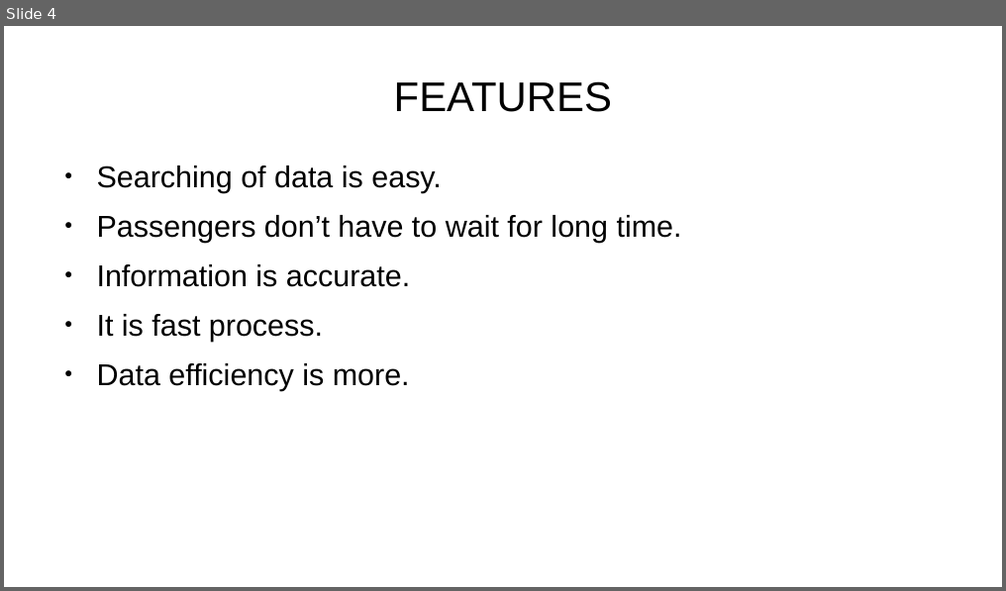
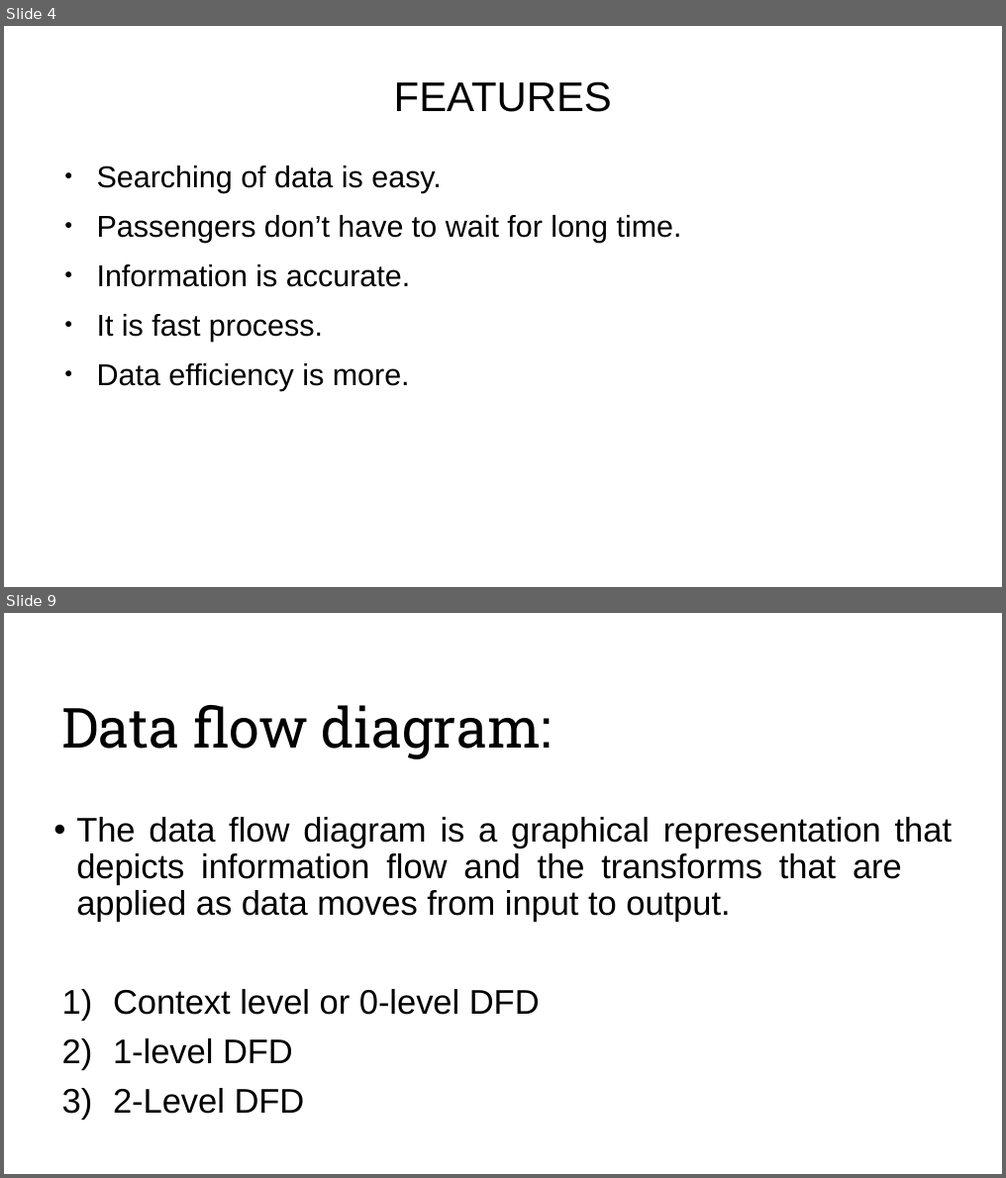
Before and after one commit to nahidulislamshakin/Railway-Reservation-System, a slide deck: Railway Reservatin System.pptx. Shown one above the other, each under a label of ours: slide 4 before the commit, slides 4 and 9 after it; the slides between them are not shown. The pictures are 1006x591 and 1006x1178 pixels, drawn with LibreOffice and Linux fonts; fonts in the diff are those of the drawing; background and template pictures are left out. Boxes give left, top, right and bottom in pixels: in the first picture for what was removed or moved away, otherwise in the second. Text is boxed around its words. In the diff, an @@ line names an element or a change of style, - is before the commit and + after.

```diff
--- a/Railway Reservatin System.pptx
+++ b/Railway Reservatin System.pptx
@@ slide 9 added at box(4, 613, 1002, 1174), background picture (left out) @@
@@ title added at box(62, 705, 551, 760), 44 pt, text #000000 @@
+Data flow diagram:
@@ text added at box(76, 817, 951, 1114), 27.2 pt, text #000000 @@
+• The data flow diagram is a graphical representation that depicts information flow and the transforms that are applied as data moves from input to output.
+1) Context level or 0-level DFD
+2) 1-level DFD
+3) 2-Level DFD
```
Also in this commit, not shown: 3 slides changed, 8 other slides added, 5 slides removed, 1 other file.
